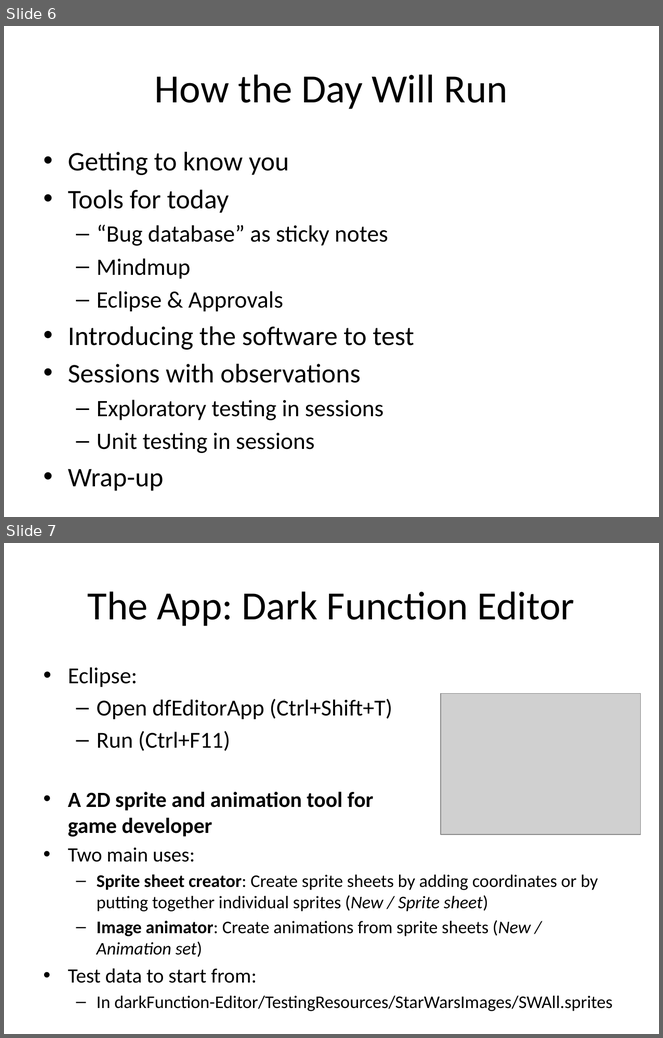
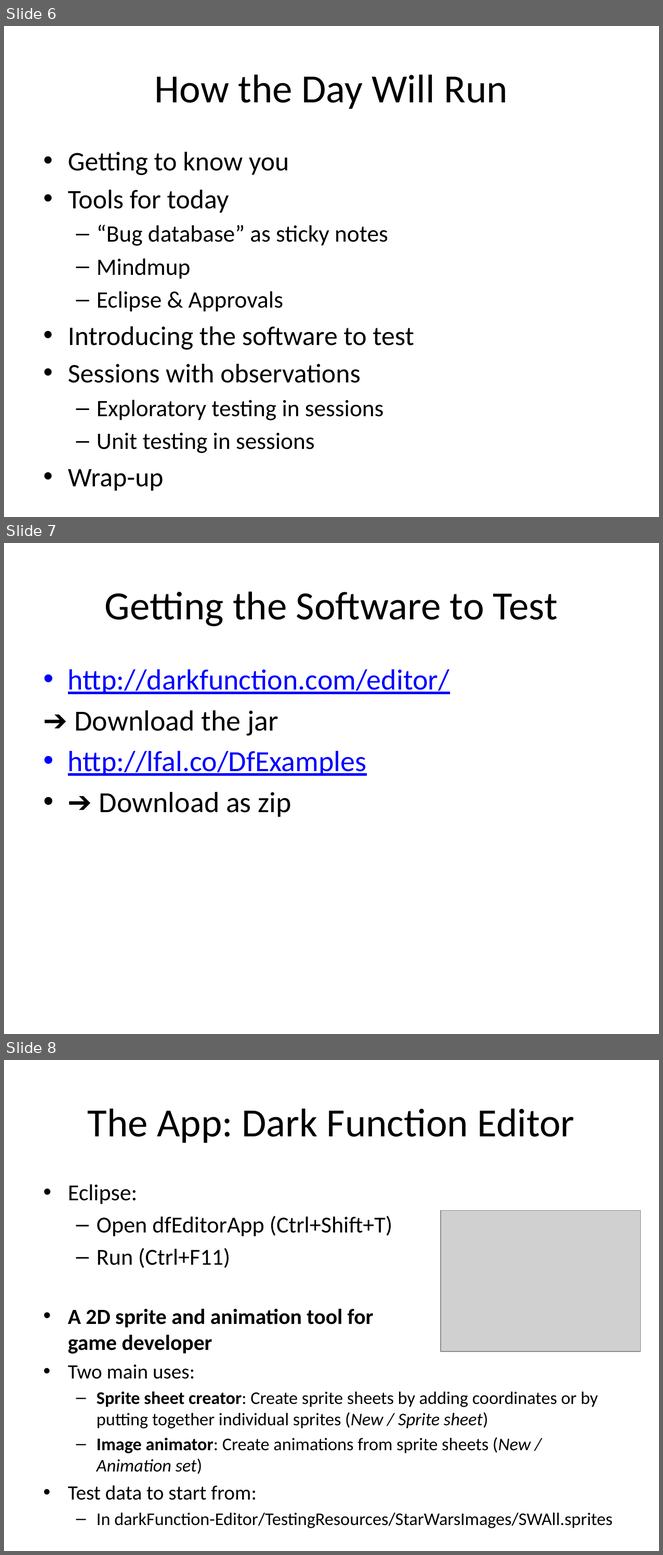
Before and after one commit to isidore/darkFunction-Editor, a slide deck: Courseware/Slides.pptx. Shown one above the other, each under a label of ours: slides 6 and 7 before the commit, slides 6, 7 and 8 after it. The pictures are 663x1038 and 663x1555 pixels, drawn with LibreOffice and Linux fonts; fonts in the diff are those of the drawing; grey boxes stand for pictures. Boxes give left, top, right and bottom in pixels: in the first picture for what was removed or moved away, otherwise in the second. Text is boxed around its words. In the diff, an @@ line names an element or a change of style, - is before the commit and + after.

Commit message:
Updated the slides with download instructions

```diff
--- a/Courseware/Slides.pptx
+++ b/Courseware/Slides.pptx
@@ slide 7 added at [4, 543, 659, 1034], background #FFFFFF @@
@@ title added at [105, 591, 558, 627], 44 pt, text #000000 @@
+Getting the Software to Test
@@ text added at [68, 669, 450, 817], 32 pt, text #0000FF, underline @@
+• http://darkfunction.com/editor/
+➔ Download the jar
+• http://lfal.co/DfExamples
+• ➔ Download as zip
@@ what was slide 7 is now slide 8 @@
```
